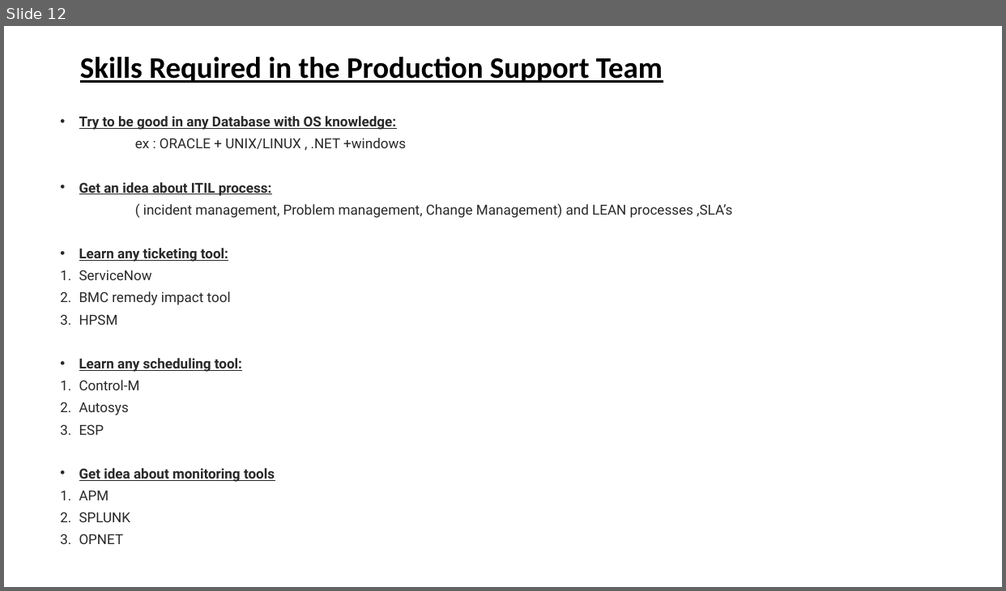
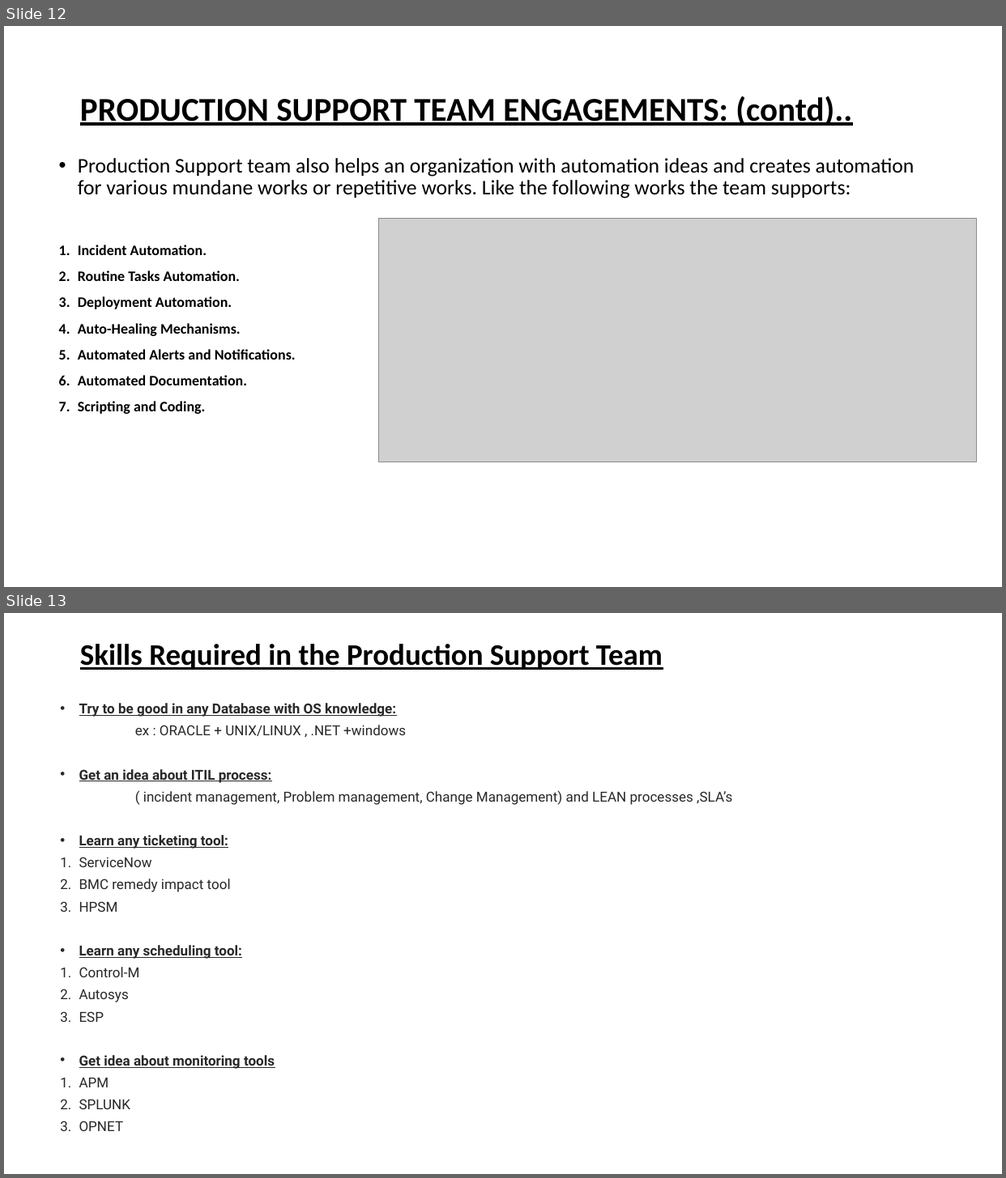
Before and after one commit to spoorthiempowher/Empowher-Curriculum, a slide deck: Prod Support/EmpowHer - Production Support.pptx. Shown one above the other, each under a label of ours: slide 12 before the commit, slides 12 and 13 after it. The pictures are 1006x591 and 1006x1178 pixels, drawn with LibreOffice and Linux fonts; fonts in the diff are those of the drawing; grey boxes stand for pictures. Boxes give left, top, right and bottom in pixels: in the first picture for what was removed or moved away, otherwise in the second. Text is boxed around its words. In the diff, an @@ line names an element or a change of style, - is before the commit and + after.

Commit message:
Adding Prod Support PPT

```diff
--- a/Prod Support/EmpowHer - Production Support.pptx
+++ b/Prod Support/EmpowHer - Production Support.pptx
@@ slide 12 added at [4,26,1002,587], background #FFFFFF @@
@@ title added at [80,96,852,126], 32 pt, text #000000, bold, underline @@
+PRODUCTION SUPPORT TEAM ENGAGEMENTS: (contd)..
@@ text added at [78,158,914,414], 20 pt, text #000000 @@
+• Production Support team also helps an organization with automation ideas and creates automation for various mundane works or repetitive works. Like the following works the team supports:
+1. Incident Automation.
+2. Routine Tasks Automation.
+3. Deployment Automation.
+4. Auto-Healing Mechanisms.
+5. Automated Alerts and Notifications.
+6. Automated Documentation.
+7. Scripting and Coding.
@@ picture added at [378,219,977,463] @@
@@ what was slide 12 is now slide 13 @@
```
Also in this commit, not shown: 3 slides changed, 4 other slides added, 4 slides removed.
